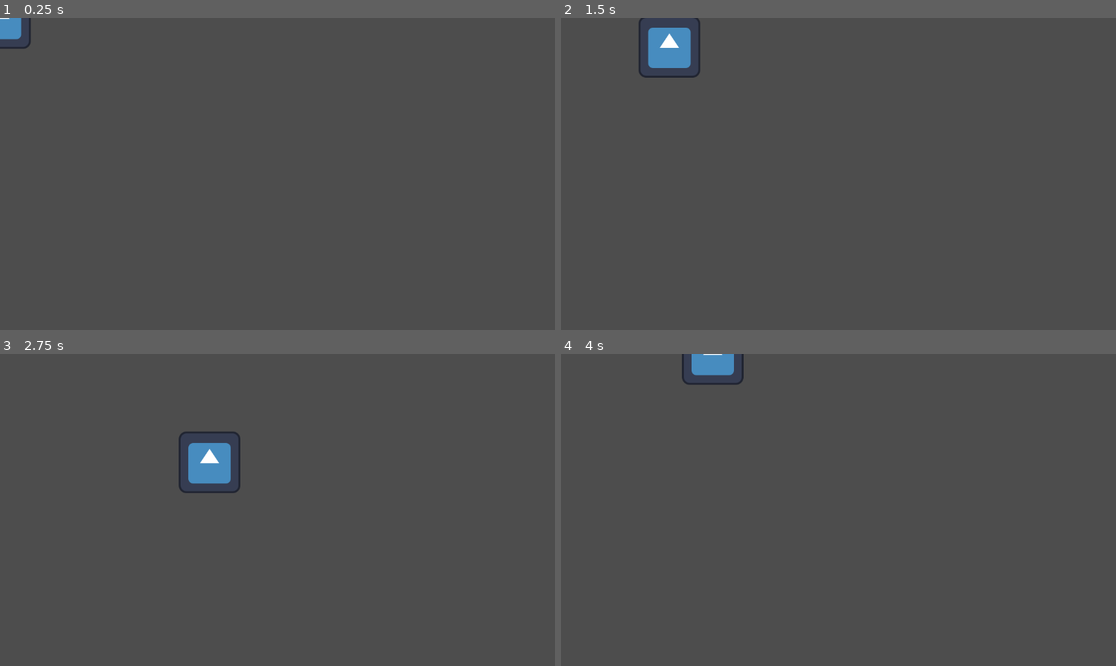
Above: before the commit, frames 1-4 (two rows, left to right).
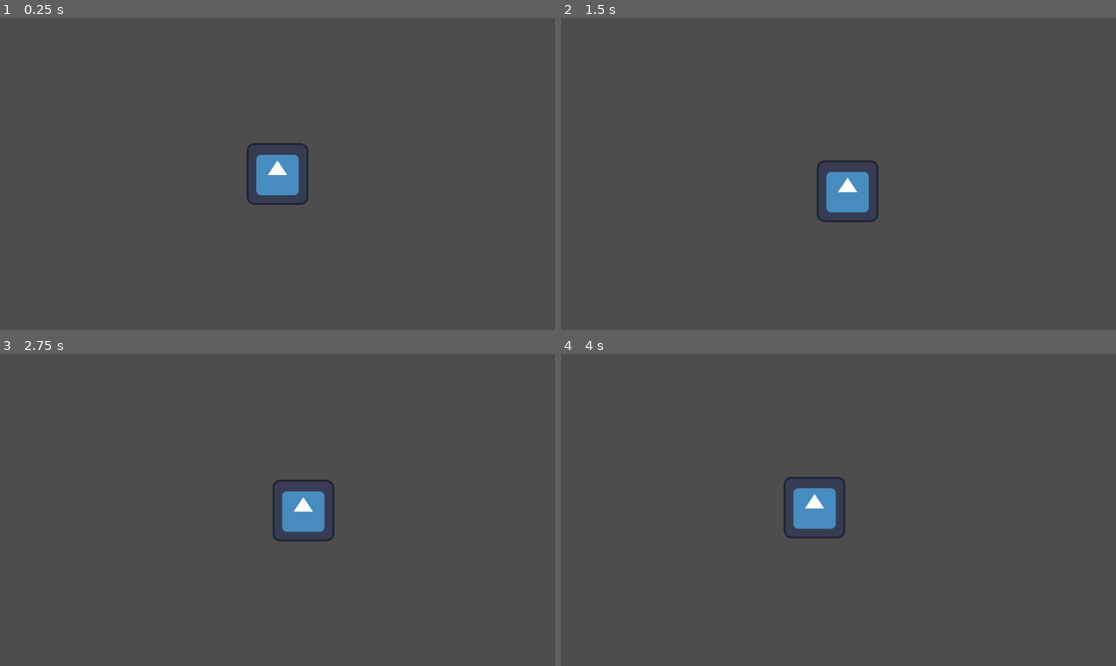
Above: after the commit, the same moments.

Repository: 98PASS/Multiplayer2D-Arena
Game: Godot game, scene res://Player/Player2D.tscn
Same seed, same stepped clock (60 frames per second), same inputs: the game is played once before the commit and once after it. Before the commit the project has no main scene; this scene is started directly in both runs. The engine's default icon, where the game draws it, is replaced by a stand-in: a white triangle on a blue panel in a dark square.
Inputs:
- Up to frame 1 (0.25 s): no input
- Up to frame 2 (1.5 s): tap Enter at 0.5 s; hold Right (ui_right) 0.53-1.28 s; hold Down (ui_down) from 1.28 s (still down)
- Up to frame 3 (2.75 s): release Down (ui_down) at 2.03 s; hold Right (ui_right) from 2.03 s (still down)
- Up to frame 4 (4 s): release Right (ui_right) at 2.78 s; hold Up (ui_up) 2.78-3.53 s; hold Left (ui_left) from 3.53 s (still down)

The runs differ from the first frame. In frame 1, 1.6% of the frame differs, in the area x 0-56%, y 0-60%; in frame 2, 2.5%; in frame 3, 2.6%, in the area x 32-61%, y 24-61%; in frame 4, 2.0%.

Commit message:
Adicionando Menu principal

Diff:
--- /dev/null
+++ b/Cenarios/Jardim/Jardim.tscn
@@ -0,0 +1,11 @@
+[gd_scene load_steps=2 format=3 uid="uid://4r3btt43ner3"]
+
+[ext_resource type="Script" uid="uid://b56ebcvbtrhep" path="res://Cenarios/Jardim/jardim.gd" id="1_nipn4"]
+
+[node name="Jardim" type="Node2D"]
+script = ExtResource("1_nipn4")
+
+[node name="Players" type="Node" parent="."]
+unique_name_in_owner = true
+
+[node name="Zones" type="Node" parent="."]
--- /dev/null
+++ b/Cenarios/Jardim/jardim.gd
@@ -0,0 +1,6 @@
+extends Node2D
+
+func _ready() -> void:
+	%Players.add_child(load("res://Player/Player2D.tscn").instantiate())
+	var player = $%Players.get_child(0)
+	player.add_child(Camera2D.new())
--- /dev/null
+++ b/Menus/Principal/MainMenu.tscn
@@ -0,0 +1,50 @@
+[gd_scene load_steps=2 format=3 uid="uid://baocckthru2ib"]
+
+[ext_resource type="Script" uid="uid://c61de4rjkx6or" path="res://Menus/Principal/main_menu.gd" id="1_7e6wt"]
+
+[node name="MainMenu" type="Control"]
+layout_mode = 3
+anchors_preset = 15
+anchor_right = 1.0
+anchor_bottom = 1.0
+grow_horizontal = 2
+grow_vertical = 2
+size_flags_horizontal = 3
+size_flags_vertical = 3
+script = ExtResource("1_7e6wt")
+
+[node name="VBoxContainer" type="VBoxContainer" parent="."]
+layout_mode = 1
+anchors_preset = 13
+anchor_left = 0.5
+anchor_right = 0.5
+anchor_bottom = 1.0
+grow_horizontal = 2
+grow_vertical = 2
+theme_override_constants/separation = 20
+alignment = 1
+
+[node name="Button_Play" type="Button" parent="VBoxContainer"]
+custom_minimum_size = Vector2(140, 40)
+layout_mode = 2
+text = "Jogar"
+
+[node name="Button_Continue" type="Button" parent="VBoxContainer"]
+custom_minimum_size = Vector2(140, 40)
+layout_mode = 2
+text = "Continue"
+
+[node name="Button_Options" type="Button" parent="VBoxContainer"]
+custom_minimum_size = Vector2(140, 40)
+layout_mode = 2
+text = "Options"
+
+[node name="Button_Exit" type="Button" parent="VBoxContainer"]
+custom_minimum_size = Vector2(140, 40)
+layout_mode = 2
+text = "Exit"
+
+[connection signal="pressed" from="VBoxContainer/Button_Play" to="." method="_on_button_play_pressed"]
+[connection signal="pressed" from="VBoxContainer/Button_Continue" to="." method="_on_button_continue_pressed"]
+[connection signal="pressed" from="VBoxContainer/Button_Options" to="." method="_on_button_options_pressed"]
+[connection signal="pressed" from="VBoxContainer/Button_Exit" to="." method="_on_button_exit_pressed"]
--- /dev/null
+++ b/Menus/Principal/main_menu.gd
@@ -0,0 +1,17 @@
+extends Control
+
+
+func _on_button_play_pressed() -> void:
+	pass # Replace with function body.
+
+
+func _on_button_continue_pressed() -> void:
+	pass # Replace with function body.
+
+
+func _on_button_options_pressed() -> void:
+	pass # Replace with function body.
+
+
+func _on_button_exit_pressed() -> void:
+	get_tree().quit()
--- a/Player/Player2D.tscn
+++ b/Player/Player2D.tscn
@@ -1,10 +1,22 @@
-[gd_scene load_steps=4 format=3 uid="uid://y50dnebor3f0"]
+[gd_scene load_steps=5 format=3 uid="uid://y50dnebor3f0"]
 
 [ext_resource type="Script" uid="uid://dfa7cau2mc0gi" path="res://Player/player_2d.gd" id="1_3t0ph"]
 [ext_resource type="Texture2D" uid="uid://bbkd1mvunx4w3" path="res://icon.svg" id="2_72vrr"]
 
 [sub_resource type="RectangleShape2D" id="RectangleShape2D_r5ttc"]
 size = Vector2(100, 100)
+
+[sub_resource type="GDScript" id="GDScript_3t0ph"]
+resource_name = "PlayerCamera"
+script/source = "extends Camera2D
+
+
+func _unhandled_input(event: InputEvent) -> void:
+	if event.is_action_pressed(\"Camera_Zoom_In\"):
+		zoom*=2
+	if event.is_action_pressed(\"Camera_Zoom_Out\"):
+		zoom/=2
+"
 
 [node name="Player2d" type="CharacterBody2D"]
 script = ExtResource("1_3t0ph")
@@ -14,3 +26,7 @@
 
 [node name="CollisionShape2D" type="CollisionShape2D" parent="."]
 shape = SubResource("RectangleShape2D_r5ttc")
+
+[node name="Camera2D" type="Camera2D" parent="."]
+position_smoothing_enabled = true
+script = SubResource("GDScript_3t0ph")
--- a/Player/player_2d.gd
+++ b/Player/player_2d.gd
@@ -1,6 +1,6 @@
 extends CharacterBody2D
 
-
+#@export var vision_range : float = 1000
 const SPEED = 300.0
 const JUMP_VELOCITY = -400.0
 
--- a/project.godot
+++ b/project.godot
@@ -11,8 +11,23 @@
 [application]
 
 config/name="Multiplayer2d"
+config/tags=PackedStringArray("2d", "multiplayer")
+run/main_scene="uid://baocckthru2ib"
 config/features=PackedStringArray("4.4", "GL Compatibility")
 config/icon="res://icon.svg"
+
+[input]
+
+Camera_Zoom_Out={
+"deadzone": 0.2,
+"events": [Object(InputEventJoypadButton,"resource_local_to_scene":false,"resource_name":"","device":-1,"button_index":11,"pressure":0.0,"pressed":true,"script":null)
+]
+}
+Camera_Zoom_In={
+"deadzone": 0.2,
+"events": [Object(InputEventJoypadButton,"resource_local_to_scene":false,"resource_name":"","device":-1,"button_index":12,"pressure":0.0,"pressed":true,"script":null)
+]
+}
 
 [rendering]
 
Not shown, added: Cenarios/Jardim/jardim.gd.uid
Not shown, added: Menus/Principal/main_menu.gd.uid
Not shown, added: Som/MenuSelection.wav
